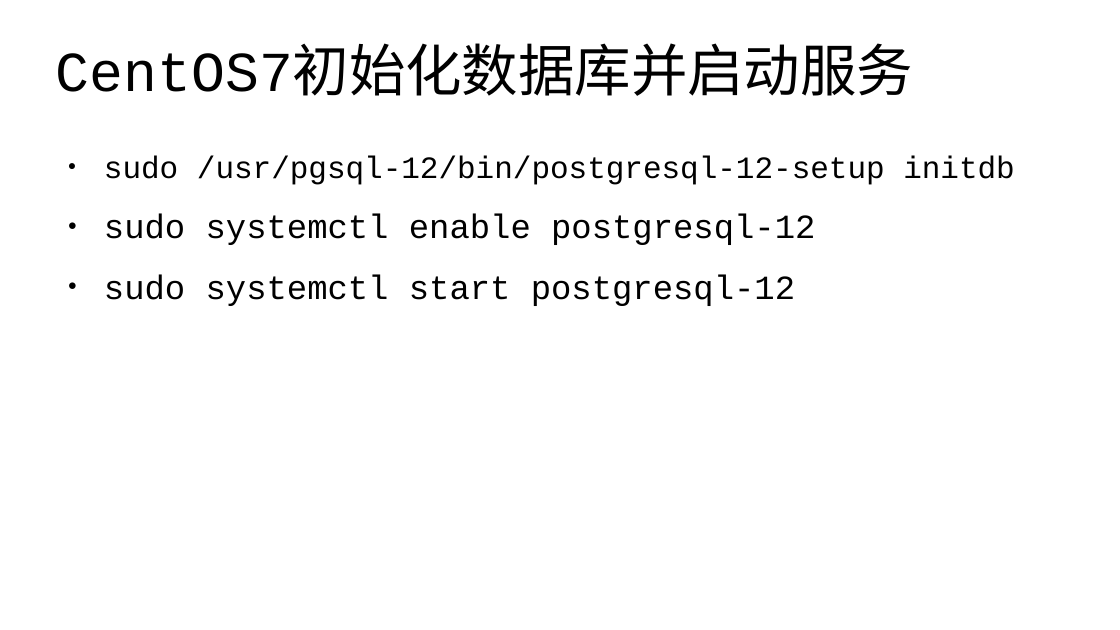
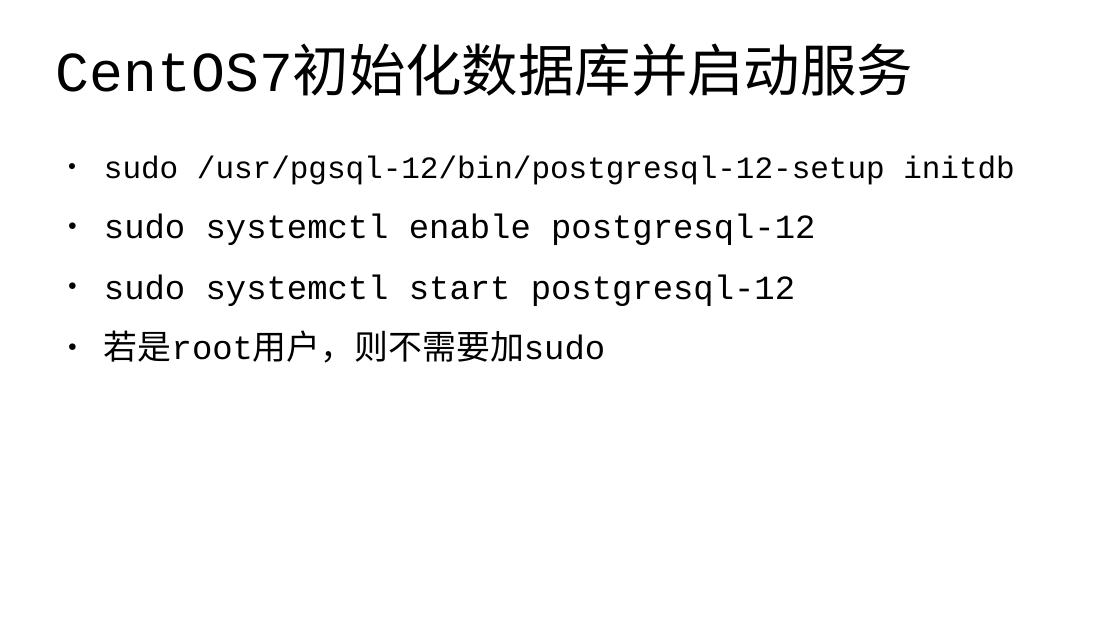
Before and after one commit to edu2act/course-wechat-and-miniprogram, a slide deck: slide 7 of materials/ch16/ch16_1-安装postgres数据库.odp (slide 6 before the commit). Drawn at 1120x630 pixels with LibreOffice and Linux fonts; fonts in the diff are those of the drawing. Boxes give left, top, right and bottom in pixels: in the first picture for what was removed or moved away, otherwise in the second. Text is boxed around its words. In the diff, an @@ line names an element or a change of style, - is before the commit and + after.

```diff
--- a/materials/ch16/ch16_1-安装postgres数据库.odp
+++ b/materials/ch16/ch16_1-安装postgres数据库.odp
@@ text at [104,330,605,363]: paragraph added @@
+● 若是root用户，则不需要加sudo
```
Also in this commit, not shown: 3 other slides changed, 4 slides added, 5 other files.
